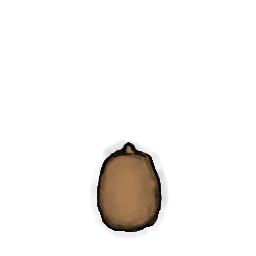
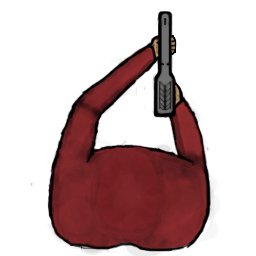
Layered file, before and after one edit (256 × 256). Changes by layer:
hid "Head" over [88,139,170,240]
showed "Body" over [31,11,220,256]
